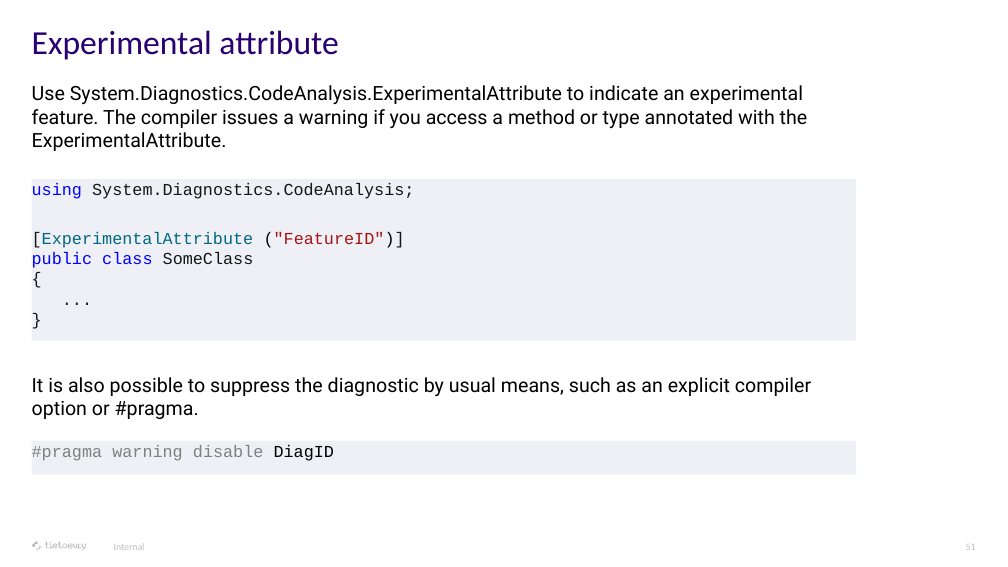
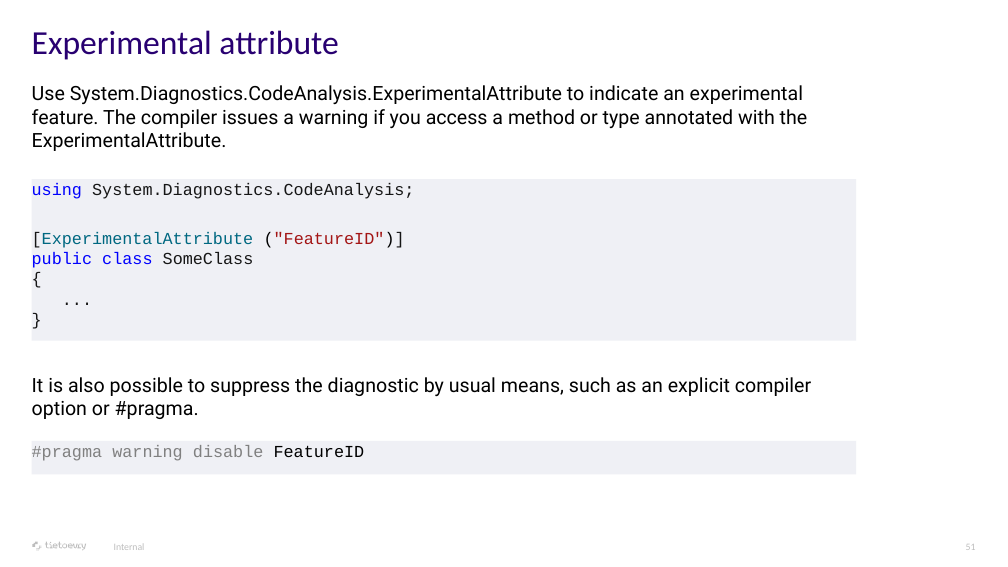
Before and after one commit to tomas-frankl/CSharpNewFeatures, a slide deck: slide 51 of Doc/New C# features.pptx. Drawn at 1008x567 pixels with LibreOffice and Linux fonts; fonts in the diff are those of the drawing; background and template pictures are left out. Boxes give left, top, right and bottom in pixels: in the first picture for what was removed or moved away, otherwise in the second. Text is boxed around its words. In the diff, an @@ line names an element or a change of style, - is before the commit and + after.

```diff
--- a/Doc/New C# features.pptx
+++ b/Doc/New C# features.pptx
@@ text in rectangle at (32,445,365,461): text changed @@
-#pragma warning disable DiagID
+#pragma warning disable FeatureID
```
Also in this commit, not shown: 3 other files.
